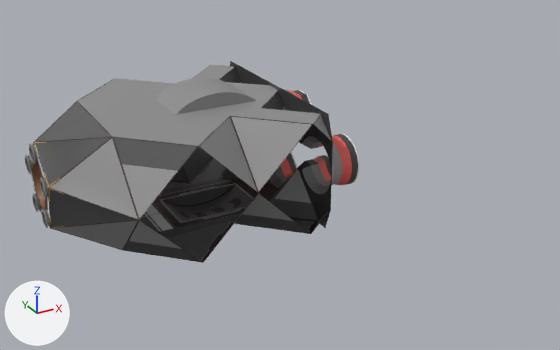
The FBX model Demo Viewer/Assets/Arena V4/Models/arena_insides.fbx, before and after one commit.
Rendered twice from a 50 mm camera at (-57.1, -96.4, 42.1) aimed at (-11.1, -12.7, 0.2). The axes (+X, +Y, +Z) are drawn at lower left. The lights are the same throughout. Where no turn or scale is listed for an object, it has been applied to the vertices. Vertices at the same position are counted once.

In view in the first picture: 'arena_insides'.
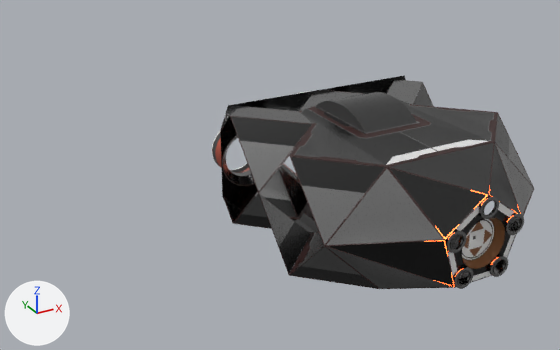
Diff of the bpy script that builds the scene:
```diff
--- a/Demo Viewer/Assets/Arena V4/Models/arena_insides.fbx.py
+++ b/Demo Viewer/Assets/Arena V4/Models/arena_insides.fbx.py
@@ mat_wall_stripey_light @@
 mat_wall_stripey_light.base_color = (0.27, 0.27, 0.27)  # grey #8e8e8e
+mat_wall_stripey_light.metallic = 1.0
@@ mat_wall_stripey_dark @@
 mat_wall_stripey_dark.base_color = (0.104, 0.104, 0.104)  # dark grey #5b5b5b
+mat_wall_stripey_dark.metallic = 1.0
+mat_wall_stripey_dark.roughness = 0.215
@@ mat_wall_dotty_dark @@
 mat_wall_dotty_dark.base_color = (0.0534, 0.0534, 0.0534)  # black #414141
+mat_wall_dotty_dark.metallic = 1.0
+mat_wall_dotty_dark.roughness = 0.199
@@ mat_glowing_strips @@
 mat_glowing_strips.base_color = (0.8, 0.504, 0.126)  # orange #e7bc63
+mat_glowing_strips.emission_strength = 10.0
+mat_glowing_strips.emission_color = (0.8, 0.062, 0.00912)  # orange #e74618
@@ mat_tunnel_ligher_colored @@
 mat_tunnel_ligher_colored = principled_material('tunnel_ligher_colored')
-mat_tunnel_ligher_colored.base_color = (0.8, 0.119, 0.0933)  # red #e76156
+mat_tunnel_ligher_colored.base_color = (1.0, 0.247, 0.17)  # red #ff8873
+mat_tunnel_ligher_colored.metallic = 1.0
@@ me_arena_insides_002 @@
 # used by ob_arena_insides; location = (0.0, 0.0, 0.0); rotation_euler = (1.571, 0.0, -1.571), in degrees (90, 0, -90)
-me_arena_insides_002.from_pydata(...)  # 13906 vertices, 23671 faces; spans x -16.1..16.1, y -10.0..10.0, z 0.0..40.5
+me_arena_insides_002.from_pydata(...)  # 8856 vertices, 15724 faces; spans x -16.0..16.0, y -8.0..8.0, z 31.7..40.5
+# me_arena_insides_002 part 1: 85 loose pieces with 3932 vertices, spanning x -16.1..16.1, y -10.0..8.5, z 0.0..31.9, are deleted
+# me_arena_insides_002 part 2: 4 vertices moved within x -13.3..2.7, y -8.0..-2.7, z 32.0; 1118 vertices removed from x -16.0..16.0, y -10.0..10.0, z 4.9..32.0
 me_arena_insides_002.materials.append(mat_wall_stripey_light)
 me_arena_insides_002.materials.append(mat_wall_stripey_dark)
-me_arena_insides_002.materials.append(mat_wall_dotty_light)  # dark grey #5b5b5b
 me_arena_insides_002.materials.append(mat_wall_dotty_dark)
@@ me_arena_insides_002 @@
 me_arena_insides_002.materials.append(mat_nipple)
-me_arena_insides_002.materials.append(mat_center_pink_stripe)  # white #e7e7e7
 me_arena_insides_002.materials.append(mat_slight_glow)
-me_arena_insides_002.materials.append(mat_tunnel_ligher_colored)  # red #e76156
 me_arena_insides_002.materials.append(mat_wall_clean_dark)
@@ ob_arena_insides @@
 ob_arena_insides.location = (0.0, 0.0, 0.0)
-ob_arena_insides.rotation_euler = (1.571, 0.0, -1.571)  # degrees (90, 0, -90)
+ob_arena_insides.rotation_euler = (1.571, 0.0, 0.0)  # degrees (90, 0, 0)
@@ ob_arena_insides_mirror_z @@
+ob_arena_insides_mirror_z = bpy.data.objects.new('arena_insides_mirror_z', me_arena_insides_003)  # 6152 vertices, 9418 faces; spans x -16.1..16.1, y -32.0..0.0, z -10.0..10.0; in mat_wall_stripey_light (grey #8e8e8e), mat_wall_stripey_dark (dark grey #5b5b5b), mat_wall_dotty_light (dark grey #5b5b5b), mat_wall_dotty_dark (black #414141), mat_dark_trim (brown #351918), mat_center_pink_stripe (white #e7e7e7), mat_tunnel_ligher_colored (red #ff8873), mat_wall_clean_dark (black #414141), mat_wall_clean_light (white #e7e7e7), mat_anistropic_metal (brown #81522d)
+ob_arena_insides_mirror_z.location = (0.0, 0.0, 0.0)
```

Where the change shows, as pixel boxes [x1, y1, x2, y2] in the pictures (560 x 350 px):
'arena_insides', surface changed, recoloured, reshaped, turned: before [25, 61, 359, 263]; after [325, 142, 534, 289]
'arena_insides_mirror_z', added: after [212, 75, 533, 289]
    faces in mat_wall_dotty_dark (black #414141): [220, 75, 509, 288]
    faces in mat_wall_stripey_light (grey #8e8e8e): [223, 79, 533, 275]
    faces in mat_wall_stripey_dark (dark grey #5b5b5b): [281, 88, 494, 268]
    faces in mat_dark_trim (brown #351918): [221, 82, 532, 289]
    faces in mat_wall_clean_dark (black #414141): [213, 101, 365, 172]
part 1 of me_arena_insides_002, deleted: before [114, 61, 359, 263]
part 2 of me_arena_insides_002, cut back: before [77, 65, 321, 263]; after [325, 246, 356, 271]
